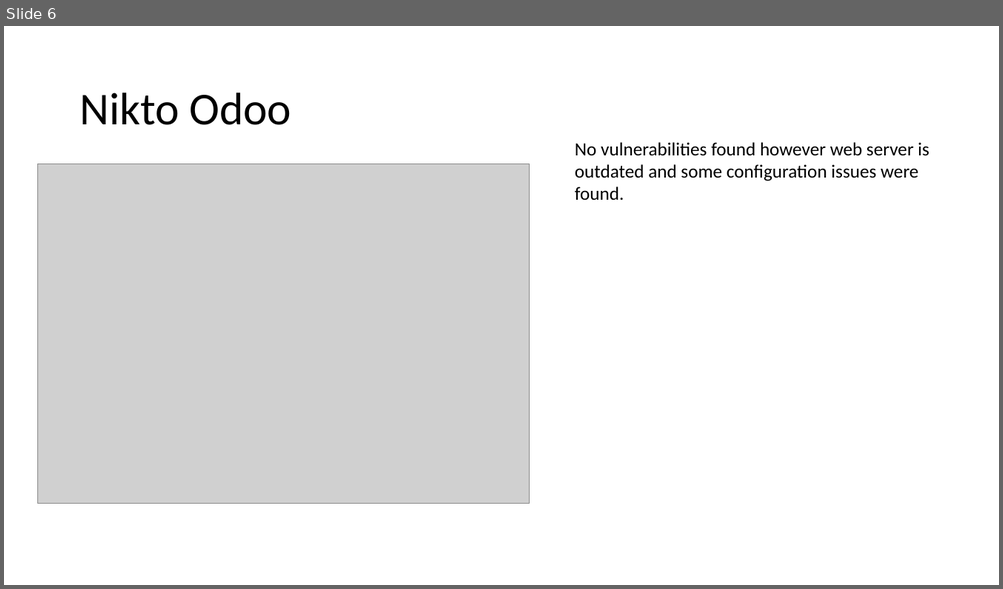
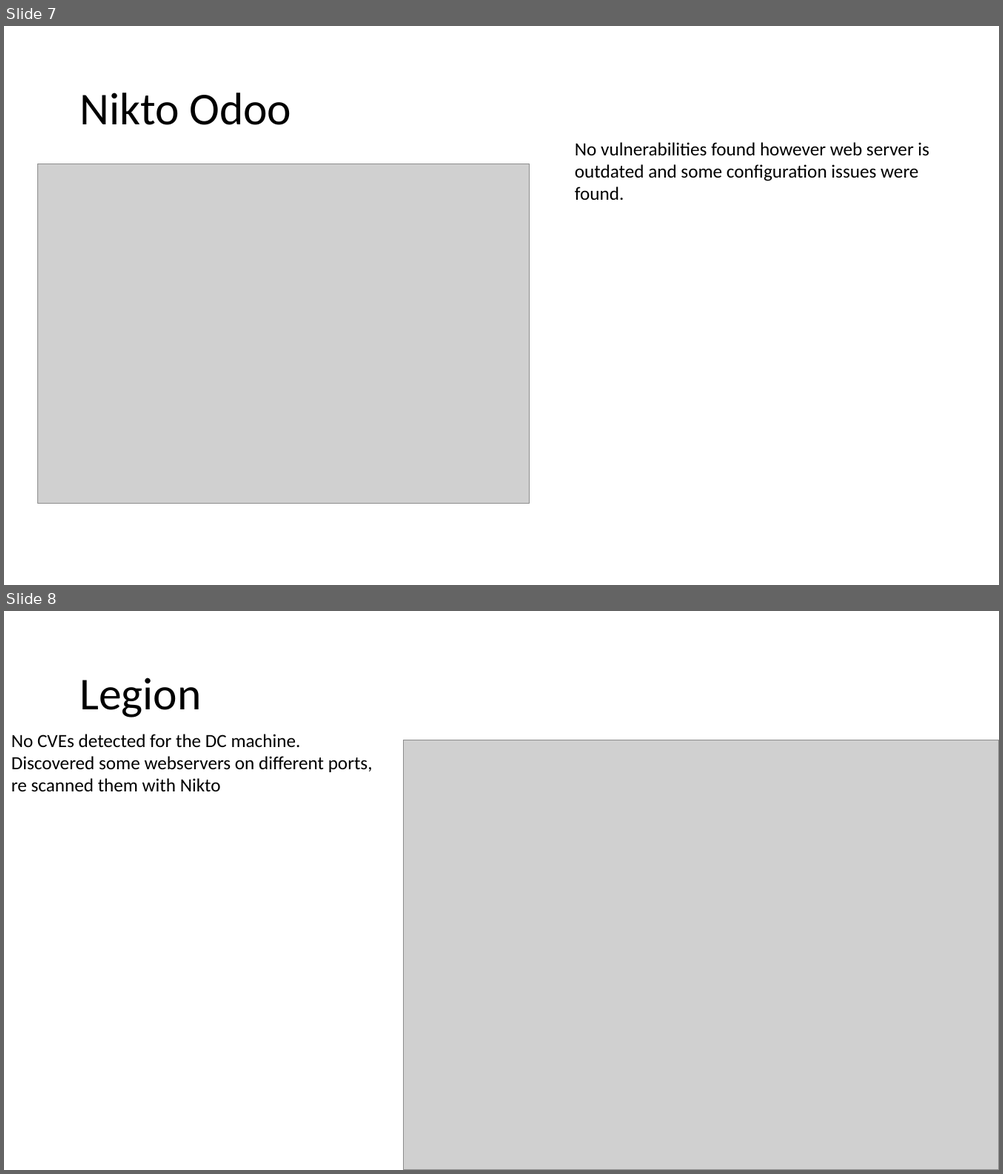
Before and after one commit to CHROME-PLATED-METRO-WOLF/coit11241-Cyber-Threat-Intelligence, a slide deck: evidence.pptx. Shown one above the other, each under a label of ours: slide 6 before the commit, slides 7 and 8 after it. The pictures are 1003x589 and 1003x1174 pixels, drawn with LibreOffice and Linux fonts; fonts in the diff are those of the drawing; grey boxes stand for pictures. Boxes give left, top, right and bottom in pixels: in the first picture for what was removed or moved away, otherwise in the second. Text is boxed around its words. In the diff, an @@ line names an element or a change of style, - is before the commit and + after.

Commit message:
Added reports
Added reports for nessus, nikto, legion

```diff
--- a/evidence.pptx
+++ b/evidence.pptx
@@ slide 8 added at (x1=4, y1=611, x2=999, y2=1170), background #FFFFFF @@
@@ title added at (x1=79, y1=678, x2=201, y2=718), 44 pt, text #000000 @@
+Legion
@@ text added at (x1=11, y1=734, x2=373, y2=792), 18 pt, text #000000 @@
+No CVEs detected for the DC machine.
+Discovered some webservers on different ports, re scanned them with Nikto
@@ picture added at (x1=403, y1=740, x2=999, y2=1170) @@
@@ what was slide 6 is now slide 7 @@
```
Also in this commit, not shown: 6 other slides added, 2 slides removed, 4 other files.
